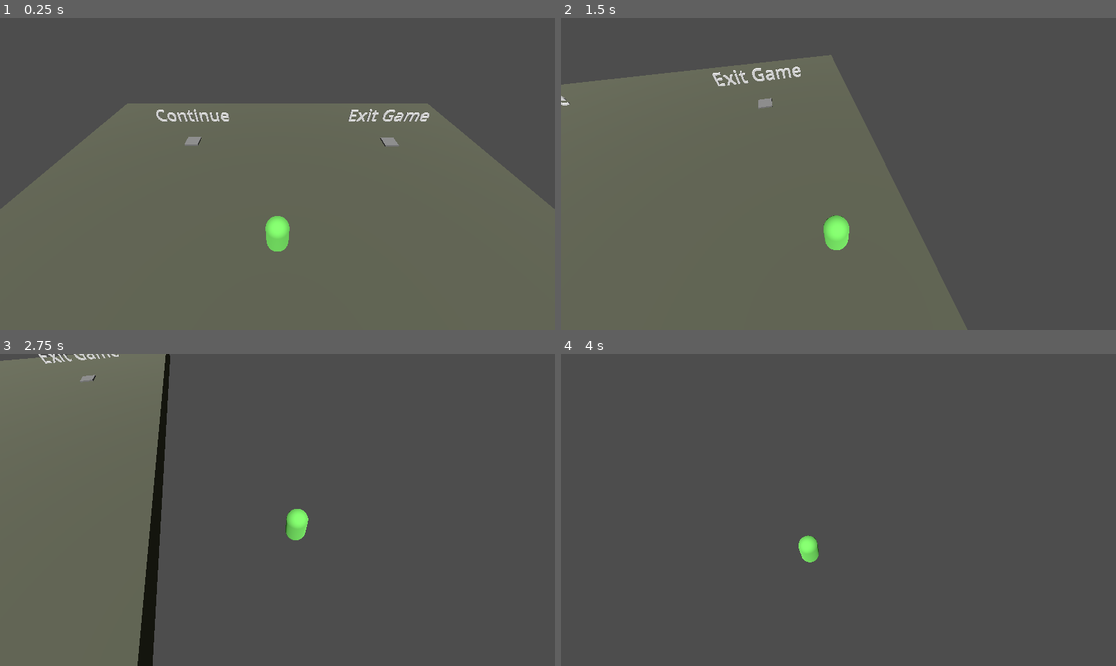
Above: before the commit, frames 1-4 (two rows, left to right).
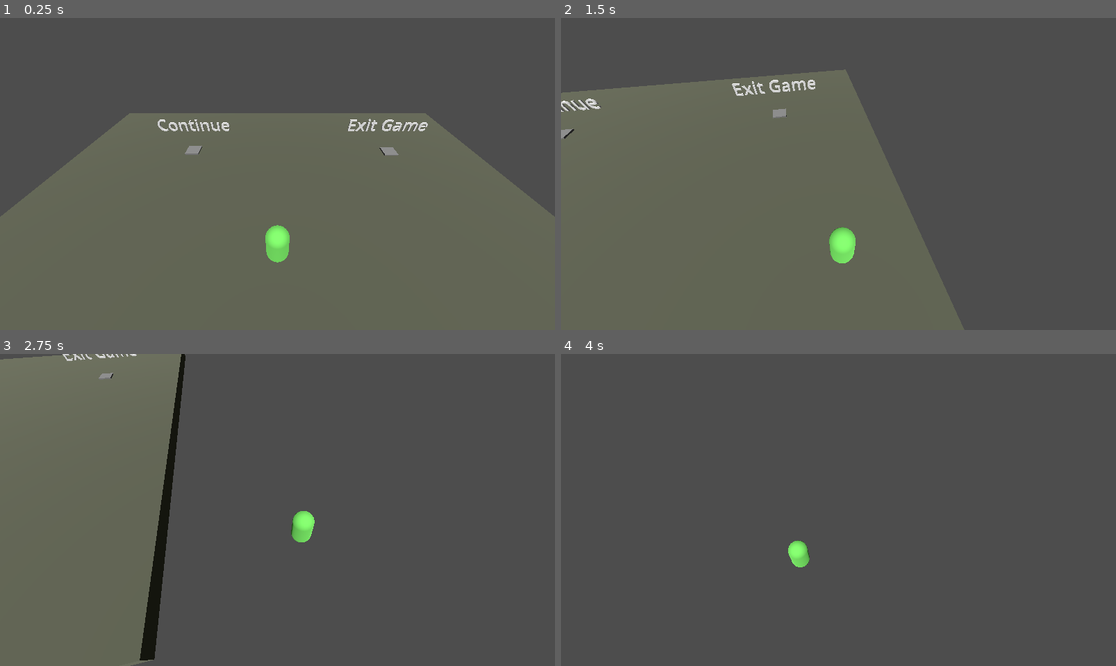
Above: after the commit, the same moments.

Repository: Grantimatter/godot-wild-jam-76
Game: Godot game, scene res://menu/menu.tscn
The game is run twice, just before and just after one commit, with the same random seed, the same clock (stepped at 60 frames per second) and the same inputs. Sound files missing from this copy of the repository are replaced by a short silence.
Inputs:
- Up to frame 1 (0.25 s): no input
- Up to frame 2 (1.5 s): tap Enter (ui_accept) at 0.5, 0.77 s; hold D (move_right) 0.53-1.28 s; hold E (interact, bound only after the commit) 0.53-1.28 s; hold S (move_down) from 1.28 s (still down); tap E (interact, bound only after the commit) at 1.35 s
- Up to frame 3 (2.75 s): tap Enter (ui_accept) at 1.52 s; release S (move_down) at 2.03 s; hold D (move_right) from 2.03 s (still down); hold E (interact, bound only after the commit) from 2.03 s (still down)
- Up to frame 4 (4 s): release D (move_right) at 2.78 s; release E (interact, bound only after the commit) at 2.78 s; hold W (move_up) 2.78-3.53 s; tap E (interact, bound only after the commit) at 2.85 s; tap Enter (ui_accept) at 3.02, 3.77 s; hold A (move_left) from 3.53 s (still down); hold E (interact, bound only after the commit) from 3.53 s (still down)

The runs differ from the first frame. In frame 1, 4.6% of the frame differs, in the area x 0-100%, y 27-79%; in frame 2, 3.4%; in frame 3, 3.2%; in frame 4, 0.4%.

Commit message:
Added interactable objects

Diff:
--- a/characters/player/player.gd
+++ b/characters/player/player.gd
@@ -7,9 +7,19 @@
 @onready var camera = $CameraBoom/Camera3D
 
 var is_alive: bool = true
+var interactable_array: Array[Interactable] = []
+var current_interactable: Interactable:
+	get:
+		if interactable_array.size() > 0:
+			return interactable_array[0]
+		return null
 
 func _ready() -> void:
 	call_deferred("_setup_camera")
+
+func _input(event):
+	if event.is_action_pressed("interact"):
+		interact(current_interactable)
 
 func _setup_camera() -> void:
 	camera.reparent(get_parent())
@@ -18,6 +28,8 @@
 	# Add the gravity.
 	if not is_on_floor():
 		velocity += get_gravity() * delta
+
+	_select_interactable()
 
 	# Get the input direction and handle the movement/deceleration.
 	# As good practice, you should replace UI actions with custom gameplay actions.
@@ -35,8 +47,38 @@
 func _on_enemy_detector_body_entered(body: Node3D) -> void:
 	die(body as Enemy)
 
-func _on_interaction_area_body_entered(body: Node3D) -> void:
-	pass # Replace with function body.
+func _on_interaction_area_area_entered(area: Area3D) -> void:
+	if not interactable_array.has(area as Interactable):
+		interactable_array.append(area as Interactable)
+
+func _select_interactable():
+	if interactable_array.size() > 1:
+		interactable_array.sort_custom(_sort_interactables)
+		for i: Interactable in interactable_array.slice(1):
+			i.stop_interact()
+
+	if interactable_array.size() > 0:
+		interactable_array[0].start_interact()
+
+func _on_interaction_area_area_exited(area: Area3D) -> void:
+	var interactable: Interactable = area as Interactable
+	if interactable_array.has(interactable):
+		interactable.stop_interact()
+		interactable_array.erase(interactable)
+
+func _sort_interactables(a: Interactable, b: Interactable):
+	return global_position.distance_to(a.global_position) < global_position.distance_to(b.global_position)
+
+func interact(interactable: Interactable):
+	if interactable == null:
+		return
+	interactable.do_interact()
+
+func _stop_interact(interactable: Interactable):
+	if interactable == null:
+		return
+
+	interactable.stop_interact()
 
 func die(enemy: Enemy) -> void:
 	SignalBus.player_killed.emit()
--- a/characters/player/player.tscn
+++ b/characters/player/player.tscn
@@ -14,8 +14,8 @@
 height = 2.2
 
 [sub_resource type="CapsuleShape3D" id="CapsuleShape3D_7nk72"]
-radius = 2.0
-height = 4.0
+radius = 1.02761
+height = 3.03849
 
 [node name="Player" groups=["player"] instance=ExtResource("1_kfsud")]
 collision_mask = 14
@@ -30,6 +30,7 @@
 shape = SubResource("CapsuleShape3D_3ui1o")
 
 [node name="CameraBoom" parent="." index="3" instance=ExtResource("2_7jfhl")]
+aim_speed = 1.0
 
 [node name="InteractionArea" type="Area3D" parent="." index="4"]
 collision_mask = 32
@@ -38,4 +39,5 @@
 shape = SubResource("CapsuleShape3D_7nk72")
 
 [connection signal="body_entered" from="EnemyDetector" to="." method="_on_enemy_detector_body_entered"]
-[connection signal="body_entered" from="InteractionArea" to="." method="_on_interaction_area_body_entered"]
+[connection signal="area_entered" from="InteractionArea" to="." method="_on_interaction_area_area_entered"]
+[connection signal="area_exited" from="InteractionArea" to="." method="_on_interaction_area_area_exited"]
--- a/levels/level1.tscn
+++ b/levels/level1.tscn
@@ -69,7 +69,7 @@
 dimensions = Vector3(1, 15.3144, 5.81735)
 
 [node name="StaticCube2" parent="LevelGeometry" instance=ExtResource("2_11hbp")]
-transform = Transform3D(0.0500525, 7.55766e-09, -0.998747, 1.50996e-07, -1, 5.80977e-14, -0.998747, -1.50807e-07, -0.0500525, 11.7647, 0.8799, -11.8088)
+transform = Transform3D(0.0500525, 7.55762e-09, -0.998747, 1.50996e-07, -1, 9.80657e-14, -0.998747, -1.50807e-07, -0.0500525, 11.7647, 0.8799, -11.8088)
 dimensions = Vector3(1, 1, 20)
 
 [node name="Lamp" parent="." instance=ExtResource("3_nfj67")]
--- a/levels/playground.tscn
+++ b/levels/playground.tscn
@@ -7,6 +7,8 @@
 [ext_resource type="PackedScene" uid="uid://b1xmt7i4314va" path="res://tools/static_cube.tscn" id="5_0u4ut"]
 [ext_resource type="Script" path="res://characters/enemy/patrol_path.gd" id="5_3co2p"]
 [ext_resource type="PackedScene" uid="uid://b4mfvuhhsoytw" path="res://props/power_cell.tscn" id="5_n8l1e"]
+[ext_resource type="PackedScene" uid="uid://b3skqlaqai8l0" path="res://tools/interaction/Interactable.tscn" id="8_hkob0"]
+[ext_resource type="PackedScene" uid="uid://c4jj1dkbob3sl" path="res://props/note.tscn" id="9_4c8ux"]
 
 [sub_resource type="NavigationMesh" id="NavigationMesh_amx02"]
 vertices = PackedVector3Array(-5, 0.40492, -4.25, 1.25, 0.40492, -11.75, 1.25, 0.40492, -13.25, -6.75, 0.40492, -4, -49 …(660 unchanged characters)…
@@ -35,6 +37,13 @@
 "tilts": PackedFloat32Array(0, 0, 0, 0, 0)
 }
 point_count = 5
+
+[sub_resource type="StandardMaterial3D" id="StandardMaterial3D_gwhr6"]
+albedo_color = Color(0.199402, 0.322927, 0.515625, 1)
+
+[sub_resource type="BoxMesh" id="BoxMesh_qpb31"]
+material = SubResource("StandardMaterial3D_gwhr6")
+size = Vector3(0.6, 0.1, 0.5)
 
 [node name="Playground" type="Node"]
 
@@ -67,7 +76,7 @@
 dimensions = Vector3(1, 15.3144, 5.81735)
 
 [node name="StaticCube2" parent="LevelGeometry" instance=ExtResource("5_0u4ut")]
-transform = Transform3D(0.0500525, 7.55766e-09, -0.998747, 1.50996e-07, -1, 5.80977e-14, -0.998747, -1.50807e-07, -0.0500525, 11.7647, 0.8799, -11.8088)
+transform = Transform3D(0.0500525, 7.55754e-09, -0.998747, 1.50996e-07, -1, 1.78002e-13, -0.998747, -1.50807e-07, -0.0500525, 11.7647, 0.8799, -11.8088)
 dimensions = Vector3(1, 1, 20)
 
 [node name="Lamp" parent="." instance=ExtResource("3_bog8c")]
@@ -105,3 +114,21 @@
 
 [node name="PowerCell" parent="." instance=ExtResource("5_n8l1e")]
 transform = Transform3D(1, 0, 0, 0, 0.0273982, 0.999625, 0, -0.999625, 0.0273982, -1.8549, 1, -3.42195)
+
+[node name="pyramid" parent="." instance=ExtResource("8_hkob0")]
+transform = Transform3D(1, 0, 0, 0, 1, 0, 0, 0, 1, 0.280863, 0.550213, -0.1079)
+complete_tooltip = "Ouch!"
+is_one_shot = true
+
+[node name="cube" parent="." instance=ExtResource("8_hkob0")]
+transform = Transform3D(1, 0, 0, 0, 1, 0, 0, 0, 1, -3.30026, 0.550213, -0.917996)
+complete_tooltip = "Oof!"
+is_one_shot = true
+
+[node name="BaseObstacle" parent="." instance=ExtResource("4_oavc3")]
+transform = Transform3D(1, 0, 0, 0, 1, 0, 0, 0, 1, -5.04675, -0.09508, 4.69583)
+
+[node name="note" parent="." instance=ExtResource("9_4c8ux")]
+transform = Transform3D(0.743764, 0, -0.668443, 0, 1, 0, 0.668443, 0, 0.743764, -5.47826, 1.82214, 0.262458)
+mesh = SubResource("BoxMesh_qpb31")
+text = "Hey all you people, hey all you people, hey all you people will you listen to meeeeeeee!"
--- a/obstacles/base_obstacle.gd
+++ b/obstacles/base_obstacle.gd
@@ -1,7 +1,5 @@
 class_name Obstacle extends Node3D
 
 func _on_activation_body_entered(body: Node3D) -> void:
-	print("Obstacle Activated!")
 	SignalBus.obstacle_activated.emit(global_position)
-	#activated.emit(global_position)
-	$GlassSFX.play()
+	$Sound.play()
--- a/obstacles/base_obstacle.tscn
+++ b/obstacles/base_obstacle.tscn
@@ -1,6 +1,7 @@
-[gd_scene load_steps=4 format=3 uid="uid://w7xme52csa4v"]
+[gd_scene load_steps=5 format=3 uid="uid://w7xme52csa4v"]
 
 [ext_resource type="Script" path="res://obstacles/base_obstacle.gd" id="1_d3gi1"]
+[ext_resource type="AudioStream" uid="uid://bdno1piars3eh" path="res://SFX/Glass Shatter Light B.wav" id="2_xk3yd"]
 
 [sub_resource type="SphereShape3D" id="SphereShape3D_30o46"]
 radius = 0.789958
@@ -22,5 +23,6 @@
 mesh = SubResource("BoxMesh_b6l48")
 
 [node name="Sound" type="AudioStreamPlayer3D" parent="."]
+stream = ExtResource("2_xk3yd")
 
 [connection signal="body_entered" from="Activation" to="." method="_on_activation_body_entered"]
--- a/project.godot
+++ b/project.godot
@@ -62,6 +62,11 @@
 "events": [Object(InputEventKey,"resource_local_to_scene":false,"resource_name":"","device":-1,"window_id":0,"alt_press …(191 unchanged characters)…
 ]
 }
+interact={
+"deadzone": 0.5,
+"events": [Object(InputEventKey,"resource_local_to_scene":false,"resource_name":"","device":-1,"window_id":0,"alt_pressed":false,"shift_pressed":false,"ctrl_pressed":false,"meta_pressed":false,"pressed":false,"keycode":0,"physical_keycode":69,"key_label":0,"unicode":101,"location":0,"echo":false,"script":null)
+]
+}
 
 [layer_names]
 
--- /dev/null
+++ b/props/note.gd
@@ -0,0 +1,40 @@
+@tool
+class_name Note extends Interactable
+
+@export var mesh: Mesh
+@export var background: Texture2D
+@export_multiline var text: String = ""
+
+# Called when the node enters the scene tree for the first time.
+func _ready() -> void:
+	super()
+	$Control/Label.text = text
+	$Control.hide()
+	$MeshInstance3D.mesh = mesh
+
+# Called every frame. 'delta' is the elapsed time since the previous frame.
+func _process(delta: float) -> void:
+	pass
+
+func start_interact() -> void:
+	super()
+
+func do_interact():
+	if is_interacting:
+		end_interact()
+		return
+	super()
+	_hide_tooltip()
+	$Control.show()
+
+func end_interact() -> void:
+	super()
+	$Control.hide()
+
+func stop_interact() -> void:
+	super()
+	$Control.hide()
+
+func _validate_property(property: Dictionary) -> void:
+	if property.name == "mesh":
+		$MeshInstance3D.mesh = mesh
--- /dev/null
+++ b/props/note.tscn
@@ -0,0 +1,53 @@
+[gd_scene load_steps=6 format=3 uid="uid://c4jj1dkbob3sl"]
+
+[ext_resource type="PackedScene" uid="uid://b3skqlaqai8l0" path="res://tools/interaction/Interactable.tscn" id="1_8r511"]
+[ext_resource type="Script" path="res://props/note.gd" id="1_no6vc"]
+[ext_resource type="Texture2D" uid="uid://crhnfsjcn7qsm" path="res://assets/A_low_poly_3D_busines_1116174342_refine_0.png" id="3_vj30m"]
+
+[sub_resource type="BoxMesh" id="BoxMesh_8exwa"]
+
+[sub_resource type="LabelSettings" id="LabelSettings_fxcah"]
+shadow_color = Color(0, 0, 0, 1)
+
+[node name="Note" instance=ExtResource("1_8r511")]
+script = ExtResource("1_no6vc")
+mesh = SubResource("BoxMesh_8exwa")
+background = ExtResource("3_vj30m")
+text = "This is a note for all you assholes out there!"
+start_tooltip = "Read Note"
+complete_tooltip = "Read Note"
+is_one_shot = null
+
+[node name="MeshInstance3D" parent="." index="1"]
+mesh = SubResource("BoxMesh_8exwa")
+
+[node name="Tooltip" parent="." index="2"]
+text = "[<null>] This is a note for all you assholes out there!"
+
+[node name="Control" type="Control" parent="." index="3"]
+visible = false
+layout_mode = 3
+anchors_preset = 15
+anchor_right = 1.0
+anchor_bottom = 1.0
+offset_left = 496.0
+offset_top = 45.0
+offset_right = -496.0
+offset_bottom = -45.0
+grow_horizontal = 2
+grow_vertical = 2
+
+[node name="ColorRect" type="ColorRect" parent="Control" index="0"]
+layout_mode = 0
+offset_right = 941.0
+offset_bottom = 995.0
+color = Color(0, 0, 0, 0.698039)
+
+[node name="Label" type="Label" parent="Control" index="1"]
+layout_mode = 1
+offset_left = 37.0
+offset_top = 32.0
+offset_right = 899.0
+offset_bottom = 949.0
+text = "This is a note for all you assholes out there!"
+label_settings = SubResource("LabelSettings_fxcah")
--- a/props/power_cell.gd
+++ b/props/power_cell.gd
@@ -1,10 +1,17 @@
 class_name PowerCell extends MeshInstance3D
 
+var collected: bool = false
+
 func _on_area_3d_body_entered(body: Node3D) -> void:
-	_collect_power_cell()
-
+	if not collected:
+		_collect_power_cell()
 
 func _collect_power_cell() -> void:
-	print("Power cell collected")
+	collected = true
+	hide()
 	SignalBus.power_cell_collected.emit()
-	queue_free()
+	$AudioStreamPlayer3D.play()
+
+func _on_audio_stream_player_3d_finished() -> void:
+	if collected:
+		queue_free()
--- a/props/power_cell.tscn
+++ b/props/power_cell.tscn
@@ -1,7 +1,8 @@
-[gd_scene load_steps=5 format=3 uid="uid://b4mfvuhhsoytw"]
+[gd_scene load_steps=6 format=3 uid="uid://b4mfvuhhsoytw"]
 
 [ext_resource type="Material" uid="uid://4tspe8p5bvuk" path="res://props/power_cell_material.tres" id="1_co4rv"]
 [ext_resource type="Script" path="res://props/power_cell.gd" id="2_fthh6"]
+[ext_resource type="AudioStream" uid="uid://bld8fd66q2lne" path="res://SFX/Good Craft A.wav" id="3_fx314"]
 
 [sub_resource type="CapsuleMesh" id="CapsuleMesh_pnyxd"]
 material = ExtResource("1_co4rv")
@@ -23,4 +24,8 @@
 [node name="CollisionShape3D" type="CollisionShape3D" parent="Area3D"]
 shape = SubResource("CapsuleShape3D_xwsbu")
 
+[node name="AudioStreamPlayer3D" type="AudioStreamPlayer3D" parent="."]
+stream = ExtResource("3_fx314")
+
 [connection signal="body_entered" from="Area3D" to="." method="_on_area_3d_body_entered"]
+[connection signal="finished" from="AudioStreamPlayer3D" to="." method="_on_audio_stream_player_3d_finished"]
--- a/tools/interaction/Interactable.tscn
+++ b/tools/interaction/Interactable.tscn
@@ -1,16 +1,28 @@
-[gd_scene load_steps=3 format=3 uid="uid://b3skqlaqai8l0"]
+[gd_scene load_steps=4 format=3 uid="uid://b3skqlaqai8l0"]
+
+[ext_resource type="Script" path="res://tools/interaction/interactable.gd" id="1_v52ju"]
+
+[sub_resource type="SphereShape3D" id="SphereShape3D_xo6tc"]
+radius = 1.35226
 
 [sub_resource type="PrismMesh" id="PrismMesh_jidm1"]
 
-[sub_resource type="SphereShape3D" id="SphereShape3D_xo6tc"]
+[node name="Interactable" type="Area3D"]
+collision_layer = 32
+script = ExtResource("1_v52ju")
 
-[node name="Interactable" type="Node3D"]
+[node name="CollisionShape3D" type="CollisionShape3D" parent="."]
+shape = SubResource("SphereShape3D_xo6tc")
 
 [node name="MeshInstance3D" type="MeshInstance3D" parent="."]
 mesh = SubResource("PrismMesh_jidm1")
 
-[node name="Area3D" type="Area3D" parent="."]
-collision_layer = 32
-
-[node name="CollisionShape3D" type="CollisionShape3D" parent="Area3D"]
-shape = SubResource("SphereShape3D_xo6tc")
+[node name="Tooltip" type="Label3D" parent="."]
+transform = Transform3D(1, 0, 0, 0, 0.804407, 0.594079, 0, -0.594079, 0.804407, 0, 1.07702, 0)
+visible = false
+sorting_offset = -1.0
+billboard = 1
+shaded = true
+no_depth_test = true
+text = "Tooltip!"
+font_size = 96
--- /dev/null
+++ b/tools/interaction/interactable.gd
@@ -0,0 +1,57 @@
+class_name Interactable extends Area3D
+## Base class for objects that can be interacted with in the game world
+##
+## Full description
+
+## The text prompt that appears when the player is able to interact
+@export var start_tooltip: String = "Interact"
+@export var complete_tooltip: String = "Interact"
+@export var is_one_shot: bool = false
+@export var interaction_range: float = .5
+@onready var interact_key = InputMap.action_get_events("interact")[0].as_text().get_slice(" (", 0)
+
+var is_interacting: bool = false
+var can_interact: bool = true
+@onready var current_tooltip = start_tooltip
+
+func _ready() -> void:
+	$Tooltip.text = _get_tooltip_text()
+	$Tooltip.billboard = true
+
+func _get_tooltip_text() -> String:
+	if can_interact:
+		return "[%s] %s" % [interact_key, current_tooltip]
+	return current_tooltip
+
+func _show_tooltip() -> void:
+	if $Tooltip.visible or is_interacting:
+		return
+	$Tooltip.text = _get_tooltip_text()
+	$Tooltip.show()
+
+func _hide_tooltip() -> void:
+	if not $Tooltip.visible:
+		return
+	$Tooltip.hide()
+
+## Call when player will interact with this if they press the interact key
+func start_interact() -> void:
+	_show_tooltip()
+
+## Call when player presses the interaction key
+## returns true if the interaction will hold
+func do_interact() -> void:
+	is_interacting = true
+	if is_one_shot:
+		can_interact = false
+
+	current_tooltip = complete_tooltip
+	$Tooltip.text = _get_tooltip_text()
+
+func end_interact() -> void:
+	is_interacting = false
+	_show_tooltip()
+
+func stop_interact() -> void:
+	_hide_tooltip()
+	is_interacting = false
Not shown: 1 places in levels/playground.tscn that only renumber resources
Not shown: 2 places in tools/static_cube.tscn that only renumber resources
